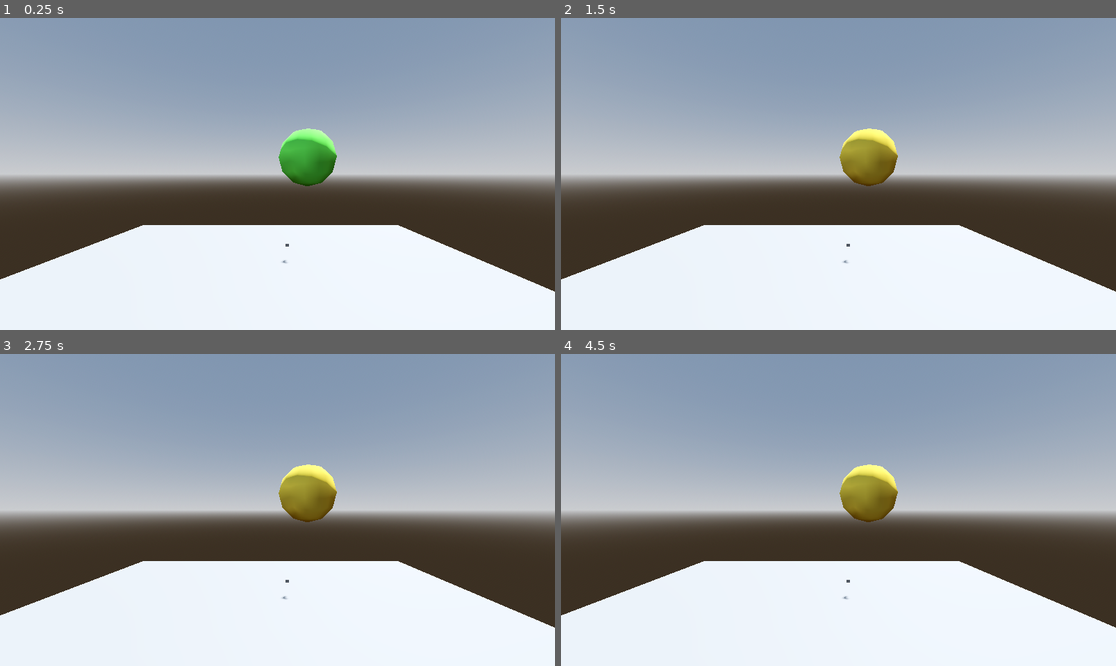
Above: before the commit, frames 1-4 (two rows, left to right).
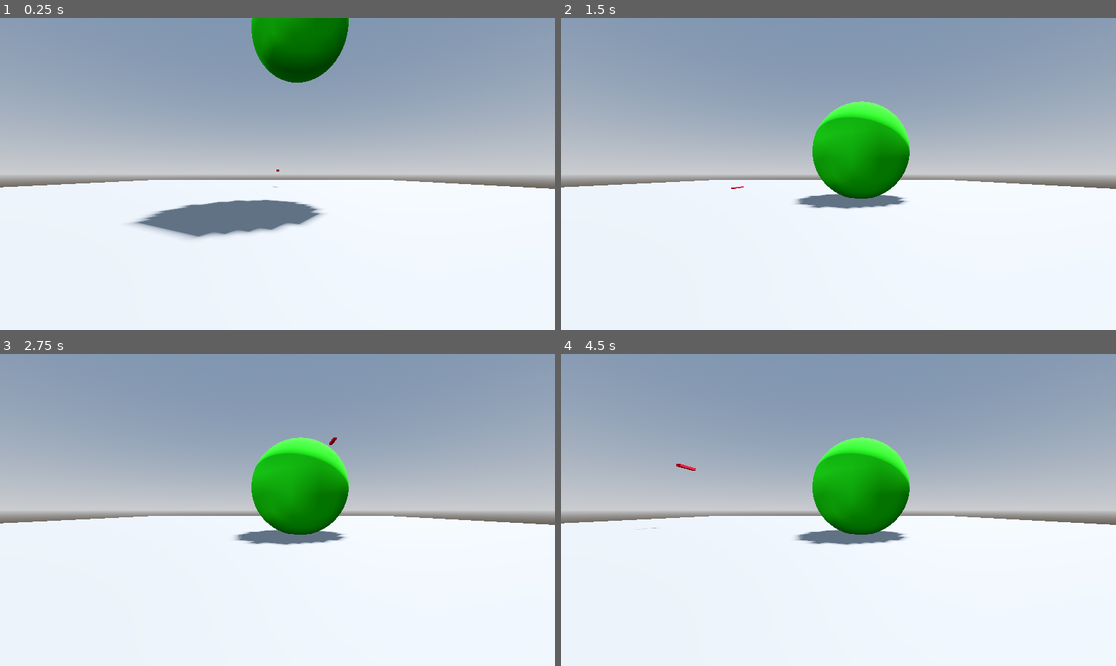
Above: after the commit, the same moments.

Repository: kwmndz/handcook
Game: Godot game, scene res://Scenes/TEST_MAIN.tscn
The game is run twice, just before and just after one commit, with the same random seed, the same clock (stepped at 60 frames per second) and the same inputs. This scene is started directly instead of the project's main scene.
Inputs (mouse positions are in pixels of both pictures, inside the frame that each line leads up to):
- Up to frame 1 (0.25 s): no input
- Up to frame 2 (1.5 s): move the mouse to (960, 158) at 0.52 s; press the mouse at (960, 158) at 0.53 s; tap Alt (depth_mod, bound only after the commit) at 0.8, 1.35 s; tap Enter at 1.25 s; move the mouse to (727, 189) at 1.27 s; release the mouse at (727, 189) at 1.28 s
- Up to frame 3 (2.75 s): click (166, 525) at 1.55 s; tap Space at 2 s; move the mouse to (333, 441) at 2.02 s; press the mouse at (333, 441) at 2.03 s; tap Alt (depth_mod, bound only after the commit) at 2.3 s
- Up to frame 4 (4.5 s): tap Enter at 2.75, 4.25 s; move the mouse to (810, 572) at 2.77 s; release the mouse at (810, 572) at 2.78 s; tap Alt (depth_mod, bound only after the commit) at 2.85, 3.8, 4.35 s; click (810, 572) at 3.05 s; tap Space at 3.5 s; move the mouse to (1005, 556) at 3.52 s; press the mouse at (1005, 556) at 3.53 s; move the mouse to (672, 463) at 4.27 s; release the mouse at (672, 463) at 4.28 s

The runs differ from the first frame. In frame 1, 24% of the frame differs, in the area x 0-100%, y 0-88%; in frame 2, 23%; in frame 3, 23%; in frame 4, 23%.

Commit message:
rigid body ingredients, and mouse hand for testing

Diff:
--- a/Assets/Mouse_Hand.tscn
+++ b/Assets/Mouse_Hand.tscn
@@ -1,3 +1,22 @@
 [gd_scene format=3 uid="uid://dkn8jdi6a0u30"]
 
-[node name="MouseHand" type="Node3D" unique_id=60813729]
+[ext_resource type="Script" uid="uid://eb3uounsvsx" path="res://Scripts/mouse_hand.gd" id="1_r4gnf"]
+
+[sub_resource type="StandardMaterial3D" id="StandardMaterial3D_r4gnf"]
+albedo_color = Color(1, 0, 0.1882353, 1)
+
+[sub_resource type="BoxShape3D" id="BoxShape3D_r4gnf"]
+size = Vector3(0.018554688, 0.01171875, 0.10131836)
+
+[node name="MouseHand" type="Node3D" unique_id=60813729 node_paths=PackedStringArray("camera")]
+script = ExtResource("1_r4gnf")
+camera = NodePath("")
+
+[node name="hand_mesh" type="CSGBox3D" parent="." unique_id=787178696]
+size = Vector3(0.017822266, 0.01171875, 0.103271484)
+material = SubResource("StandardMaterial3D_r4gnf")
+
+[node name="Area3D" type="Area3D" parent="." unique_id=761051913]
+
+[node name="CollisionShape3D" type="CollisionShape3D" parent="Area3D" unique_id=345407295]
+shape = SubResource("BoxShape3D_r4gnf")
--- a/Assets/lettuce.tscn
+++ b/Assets/lettuce.tscn
@@ -2,23 +2,32 @@
 
 [ext_resource type="Script" uid="uid://cjpinum0l22m6" path="res://Scripts/lettuce.gd" id="1_mmgdw"]
 
-[sub_resource type="StandardMaterial3D" id="StandardMaterial3D_8gyvq"]
-albedo_color = Color(0.4293482, 0.9714462, 0.32880723, 1)
+[sub_resource type="StandardMaterial3D" id="StandardMaterial3D_mmgdw"]
+albedo_color = Color(0.13333334, 1, 0.043137256, 1)
 
-[sub_resource type="StandardMaterial3D" id="StandardMaterial3D_sq1q5"]
-albedo_color = Color(0.9553619, 0.8269859, 0.25547653, 1)
+[sub_resource type="SphereMesh" id="SphereMesh_03dh0"]
+material = SubResource("StandardMaterial3D_mmgdw")
 
-[node name="Lettuce" type="Node3D" unique_id=951881784 node_paths=PackedStringArray("default_visual", "chopped_visual")]
+[sub_resource type="StandardMaterial3D" id="StandardMaterial3D_03dh0"]
+albedo_color = Color(1, 1, 0.101960786, 1)
+
+[sub_resource type="SphereMesh" id="SphereMesh_0kxm0"]
+material = SubResource("StandardMaterial3D_03dh0")
+
+[sub_resource type="SphereShape3D" id="SphereShape3D_mmgdw"]
+
+[node name="Lettuce" type="RigidBody3D" unique_id=1563948761 node_paths=PackedStringArray("default_visual", "chopped_visual")]
 script = ExtResource("1_mmgdw")
 default_visual = NodePath("default-lettuce")
 chopped_visual = NodePath("chopped-lettuce")
 isChoppable = true
 
-[node name="default-lettuce" type="CSGSphere3D" parent="." unique_id=1636719909]
-radius = 0.22059852
-material = SubResource("StandardMaterial3D_8gyvq")
+[node name="default-lettuce" type="MeshInstance3D" parent="." unique_id=486756656]
+mesh = SubResource("SphereMesh_03dh0")
 
-[node name="chopped-lettuce" type="CSGSphere3D" parent="." unique_id=714633100]
+[node name="chopped-lettuce" type="MeshInstance3D" parent="." unique_id=805668731]
 visible = false
-radius = 0.22059852
-material = SubResource("StandardMaterial3D_sq1q5")
+mesh = SubResource("SphereMesh_0kxm0")
+
+[node name="CollisionShape3D" type="CollisionShape3D" parent="." unique_id=237941037]
+shape = SubResource("SphereShape3D_mmgdw")
--- a/Scenes/TEST_MAIN.tscn
+++ b/Scenes/TEST_MAIN.tscn
@@ -2,7 +2,7 @@
 
 [ext_resource type="Script" uid="uid://cl732brjqr68t" path="res://Scripts/test_main.gd" id="1_frq2i"]
 [ext_resource type="PackedScene" uid="uid://ba2f5hosooxsg" path="res://Assets/lettuce.tscn" id="2_ygy31"]
-[ext_resource type="PackedScene" uid="uid://dcarbvgxecx57" path="res://Scenes/hand_test.tscn" id="3_t7cfm"]
+[ext_resource type="PackedScene" uid="uid://dkn8jdi6a0u30" path="res://Assets/Mouse_Hand.tscn" id="4_ygy31"]
 
 [sub_resource type="ProceduralSkyMaterial" id="ProceduralSkyMaterial_q6vbx"]
 sky_horizon_color = Color(0.66224277, 0.6717428, 0.6867428, 1)
@@ -17,6 +17,9 @@
 tonemap_mode = 2
 glow_enabled = true
 
+[sub_resource type="BoxShape3D" id="BoxShape3D_ygy31"]
+size = Vector3(9.297119, 0.20922852, 8.838867)
+
 [node name="test_main" type="Node3D" unique_id=483621530]
 script = ExtResource("1_frq2i")
 
@@ -29,12 +32,18 @@
 
 [node name="floor" type="CSGBox3D" parent="." unique_id=87766717]
 transform = Transform3D(1, 0, 0, 0, 1, 0, 0, 0, 1, -0.48958325, -0.4165039, 1.3834579)
+use_collision = true
 size = Vector3(9.565811, 0.16699219, 8.889908)
+
+[node name="CollisionShape3D" type="CollisionShape3D" parent="floor" unique_id=1532116525]
+shape = SubResource("BoxShape3D_ygy31")
 
 [node name="Lettuce" parent="." unique_id=951881784 instance=ExtResource("2_ygy31")]
 transform = Transform3D(1, 0, 0, 0, 1, 0, 0, 0, 1, 0, 1.7099347, 2.9968295)
 
-[node name="hand_test" parent="." unique_id=1317780437 instance=ExtResource("3_t7cfm")]
+[node name="Camera3D" type="Camera3D" parent="." unique_id=1572469465]
+transform = Transform3D(1, 0, 0, 0, 1, 0, 0, 0, 1, -0.22721183, -0.08977401, 5.153267)
 
-[node name="Camera3D" type="Camera3D" parent="." unique_id=1572469465]
-transform = Transform3D(1, 0, 0, 0, 1, 0, 0, 0, 1, -0.22921085, 1.58404, 4.5459375)
+[node name="MouseHand" parent="." unique_id=60813729 node_paths=PackedStringArray("camera") instance=ExtResource("4_ygy31")]
+transform = Transform3D(3, 0, 0, 0, 3, 0, 0, 0, 3, -0.15108824, 1.611028, 3.81941)
+camera = NodePath("../Camera3D")
--- a/Scripts/ingredient.gd
+++ b/Scripts/ingredient.gd
@@ -1,6 +1,6 @@
 class_name Ingredient
 
-extends Node3D
+extends RigidBody3D
 
 enum State {raw, chopped, cooked, overcooked}
 
--- a/Scripts/lettuce.gd
+++ b/Scripts/lettuce.gd
@@ -1,7 +1,7 @@
 extends Ingredient
 
-@export var default_visual: Node3D
-@export var chopped_visual: Node3D
+@export var default_visual: MeshInstance3D
+@export var chopped_visual: MeshInstance3D
 
 func _ready() -> void:
 	isChoppable = true
--- /dev/null
+++ b/Scripts/mouse_hand.gd
@@ -0,0 +1,77 @@
+extends Node3D
+
+signal on_hover(ingredient: Ingredient)
+signal on_action(ingredient: Ingredient)
+
+@export var detector: Area3D
+@export var camera: Camera3D
+@export var depth_sensitivity := 0.03
+@export var move_speed := 12.0
+@export var min_depth := 0
+@export var max_depth := 10.0
+
+var depth := 4.0
+var frozen_mouse_pos := Vector2.ZERO
+var hovered_ingredient: Ingredient = null
+
+
+func _ready() -> void:
+	if detector == null:
+		detector = $Area3D
+
+	detector.body_entered.connect(_on_body_entered)
+	detector.body_exited.connect(_on_body_exited)
+	detector.area_entered.connect(_on_area_entered)
+	detector.area_exited.connect(_on_area_exited)
+
+	if camera == null:
+		camera = get_viewport().get_camera_3d()
+
+func _input(event: InputEvent) -> void:
+	if Input.is_action_just_pressed("depth_mod"):
+		frozen_mouse_pos = get_viewport().get_mouse_position()
+
+	if event is InputEventMouseMotion and Input.is_action_pressed("depth_mod"):
+		depth -= event.relative.y * depth_sensitivity
+		depth = clamp(depth, min_depth, max_depth)
+
+	if event.is_action_pressed("pinch"):
+		on_action.emit(hovered_ingredient)
+
+func _process(delta: float) -> void:
+	if camera == null:
+		return
+
+	var mouse_pos: Vector2
+	if Input.is_action_pressed("depth_mod"):
+		mouse_pos = frozen_mouse_pos
+	else:
+		mouse_pos = get_viewport().get_mouse_position()
+
+	var ray_origin = camera.project_ray_origin(mouse_pos)
+	var ray_dir = camera.project_ray_normal(mouse_pos)
+
+	var target_pos = ray_origin + ray_dir * depth
+	global_position = global_position.lerp(target_pos, delta * move_speed)
+
+func _on_body_entered(body: Node) -> void:
+	if body is Ingredient:
+		hovered_ingredient = body
+		on_hover.emit(hovered_ingredient)
+
+func _on_body_exited(body: Node) -> void:
+	if body == hovered_ingredient:
+		hovered_ingredient = null
+		on_hover.emit(null)
+
+func _on_area_entered(area: Area3D) -> void:
+	var parent = area.get_parent()
+	if parent is Ingredient:
+		hovered_ingredient = parent
+		on_hover.emit(hovered_ingredient)
+
+func _on_area_exited(area: Area3D) -> void:
+	var parent = area.get_parent()
+	if parent == hovered_ingredient:
+		hovered_ingredient = null
+		on_hover.emit(null)
--- a/Scripts/test_main.gd
+++ b/Scripts/test_main.gd
@@ -1,7 +1,7 @@
 extends Node3D
 
-@onready var hand = $hand_test/Hand
-@onready var ingredient = $Lettuce
+@onready var hand = $MouseHand
+#@onready var ingredient = $Lettuce
 
 # Called when the node enters the scene tree for the first time.
 func _ready() -> void:
@@ -12,6 +12,10 @@
 func _process(delta: float) -> void:
 	pass
 
-func _on_hand_action(name: String):
-	if ingredient and ingredient.has_method("chop"):
+func _on_hand_action(ingredient: Ingredient):
+	if ingredient == null:
+		return
+
+	if ingredient.has_method("chop"):
+		print("ingredient: ", ingredient)
 		ingredient.chop()
--- a/project.godot
+++ b/project.godot
@@ -22,6 +22,11 @@
 "events": [Object(InputEventMouseButton,"resource_local_to_scene":false,"resource_name":"","device":-1,"window_id":0,"a …(253 unchanged characters)…
 ]
 }
+depth_mod={
+"deadzone": 0.2,
+"events": [Object(InputEventKey,"resource_local_to_scene":false,"resource_name":"","device":-1,"window_id":0,"alt_pressed":false,"shift_pressed":false,"ctrl_pressed":false,"meta_pressed":false,"pressed":false,"keycode":0,"physical_keycode":4194328,"key_label":0,"unicode":0,"location":0,"echo":false,"script":null)
+]
+}
 
 [physics]
 
Not shown, added: Scripts/mouse_hand.gd.uid
